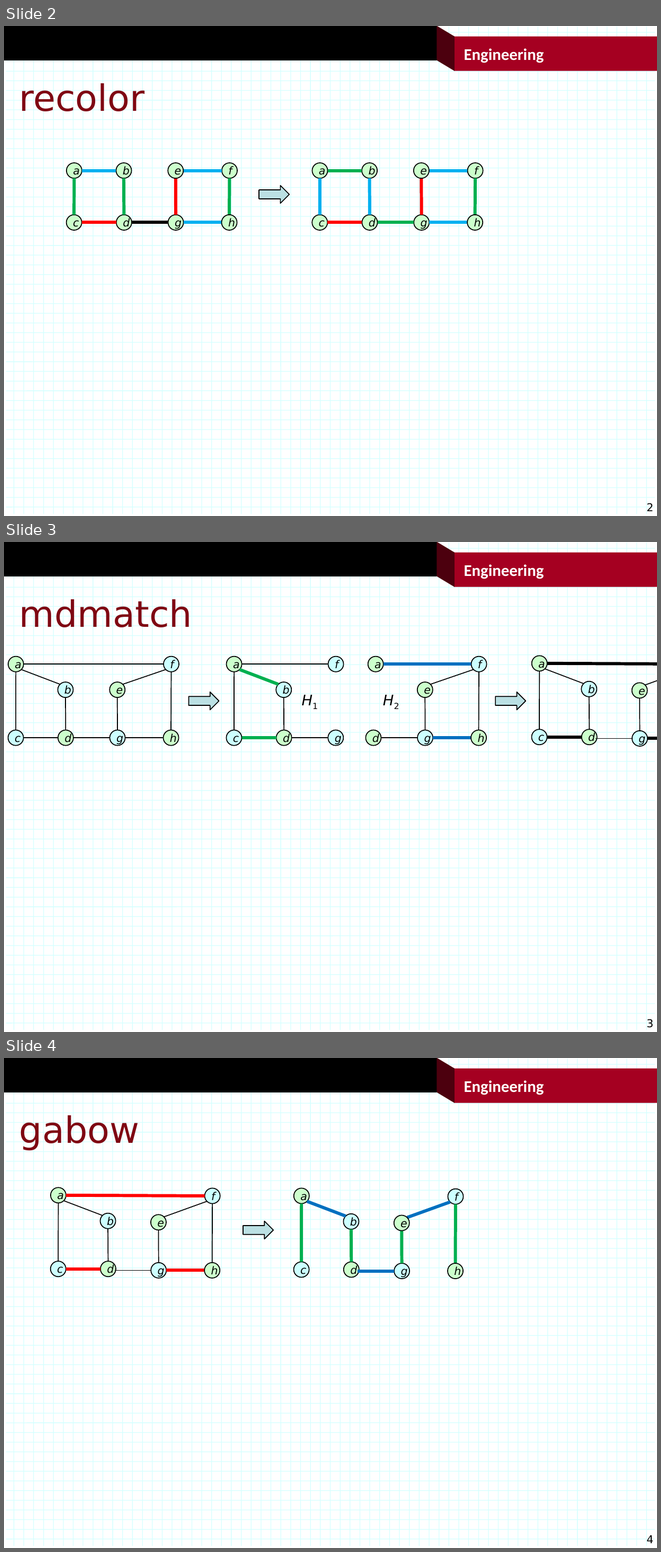
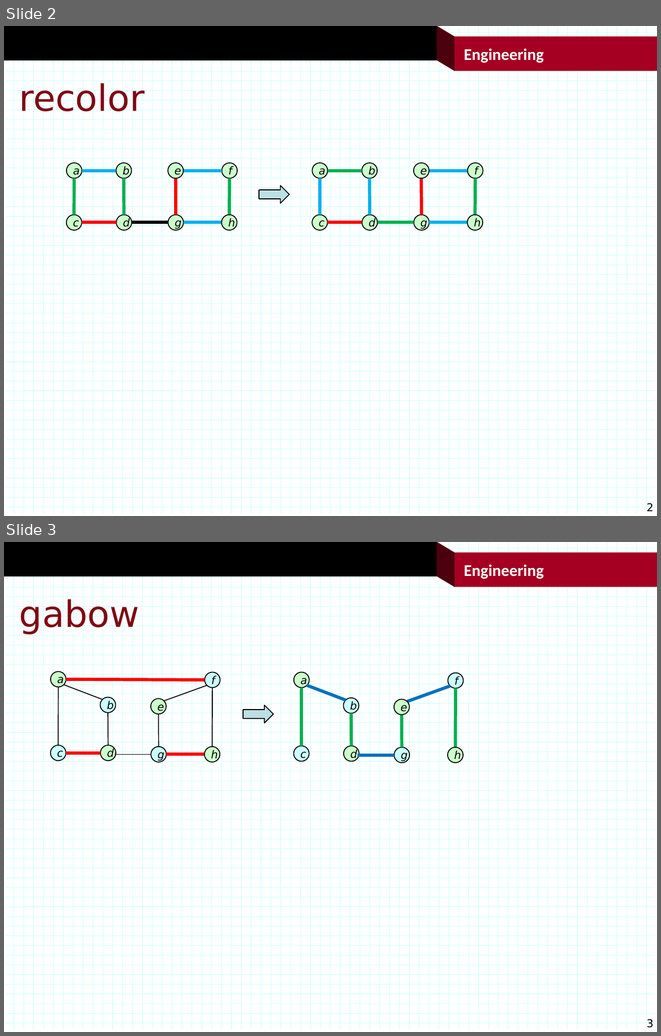
Before and after one commit to jonturner53/gads, a slide deck: graphAlgorithms/ecolor/figs.pptx. Shown one above the other, each under a label of ours: slides 2, 3 and 4 before the commit, slides 2 and 3 after it. The pictures are 661x1552 and 661x1036 pixels, drawn with LibreOffice and Linux fonts; fonts in the diff are those of the drawing; background and template pictures are left out. Boxes give left, top, right and bottom in pixels: in the first picture for what was removed or moved away, otherwise in the second. Text is boxed around its words. In the diff, an @@ line names an element or a change of style, - is before the commit and + after.

```diff
--- a/graphAlgorithms/ecolor/figs.pptx
+++ b/graphAlgorithms/ecolor/figs.pptx
@@ slide 3 removed at [4, 542, 657, 1032], background #FFFFFF; not listed: 122 template elements that a slide beside it also shows @@
@@ title removed at [19, 598, 192, 635] @@
-mdmatch
@@ group removed at [8, 655, 657, 747]: 31 lines, 26 ellipses, 2 right arrows, 2 texts @@
-b
-c
-f
-a
-g
-d
-e
-h
-b
-c
-a
-d
-g
-e
-b
-c
-f
-a
-g
-d
-f
-a
-g
-d
-e
-h
-H1
-H2
@@ what was slide 4 is now slide 3 @@
@@ page number at [646, 1018, 653, 1030]: text changed @@
-4
+3
```
Also in this commit, not shown: 7 other files.
